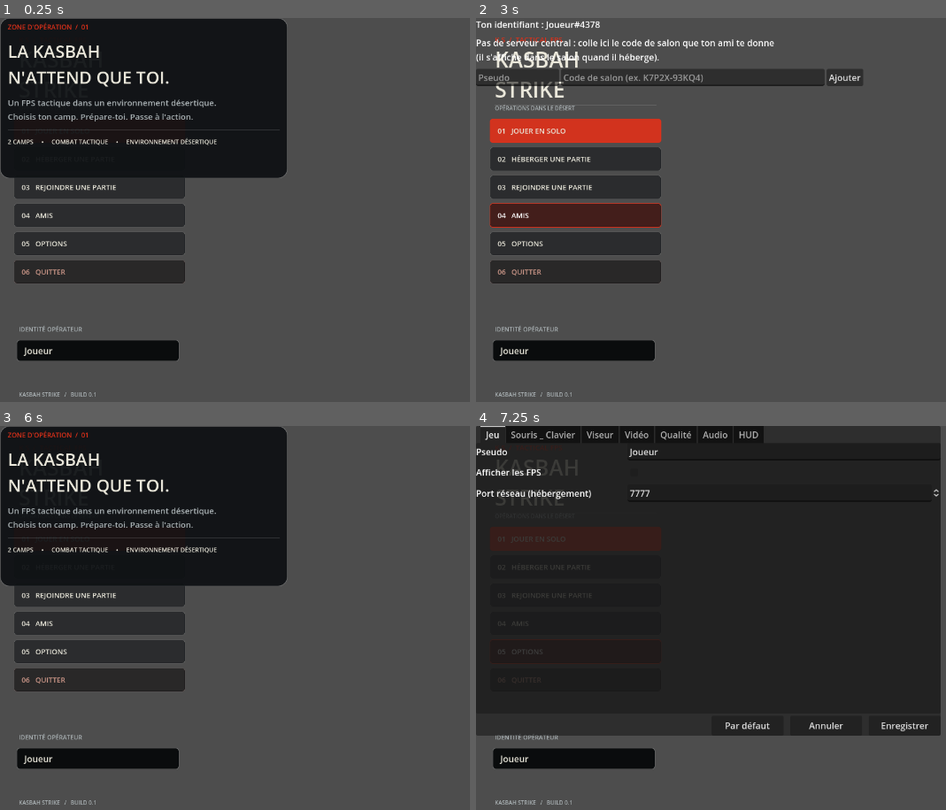
Above: before the commit, frames 1-4 (two rows, left to right).
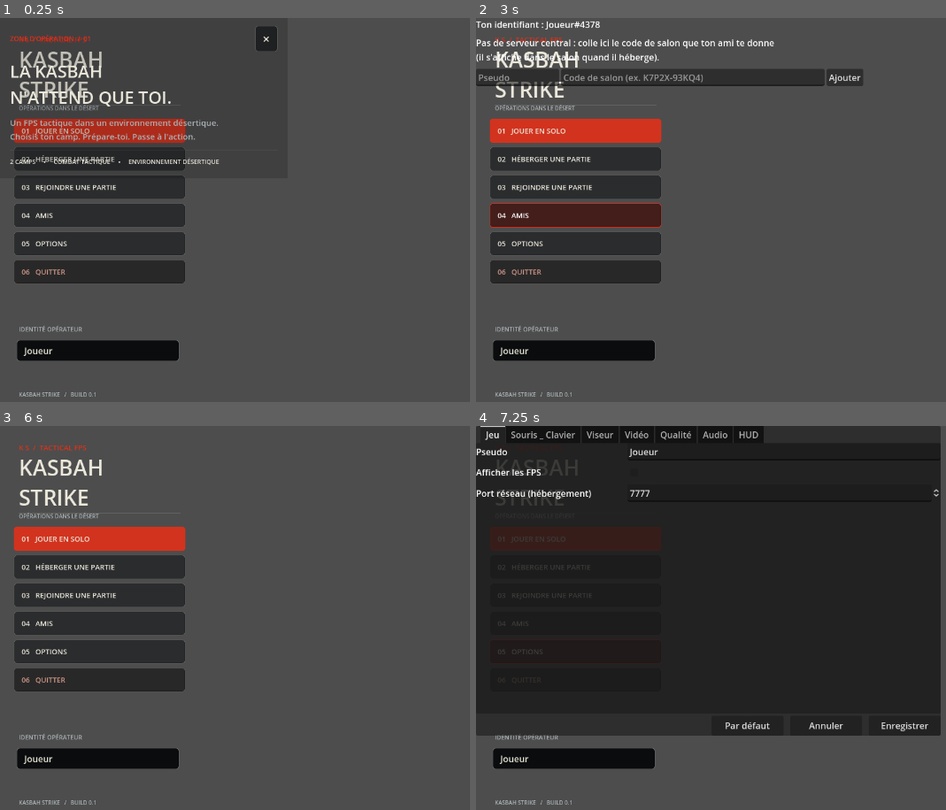
Above: after the commit, the same moments.

Repository: natoxszz/Game-new-natox
Game: Godot game, scene res://scenes/main_menu.tscn
Two runs of this game, one before a commit and one after it. Both use one fixed random seed, a clock stepped at 60 frames per second and the inputs below.
Inputs (mouse positions are in pixels of both pictures, inside the frame that each line leads up to):
- Up to frame 1 (0.25 s): no input
- Up to frame 2 (3 s): click "01 JOUER EN SOLO" at 0.5 s; click "01 JOUER EN SOLO" at 1.25 s; click "02 HÉBERGER UNE PARTIE" at 2 s; click "04 AMIS" at 2.75 s
- Up to frame 3 (6 s): click "Ajouter" at 3.5 s; click "03 REJOINDRE UNE PARTIE" at 4.25 s; click "RETOUR" at 5 s; click (267, 445) at 5.75 s, where only the run after the commit has a clickable "×"
- Up to frame 4 (7.25 s): click "05 OPTIONS" at 6.5 s

The runs differ from the first frame. In frame 1, 23% of the frame differs, in the area x 0-62%, y 0-42%; in frame 2, nothing differs; in frame 3, 25%; in frame 4, nothing differs.

Commit message:
Fix home panel visibility and improve menu viewport setup

Diff:
--- a/kasbah-strike-godot/scripts/main_menu.gd
+++ b/kasbah-strike-godot/scripts/main_menu.gd
@@ -37,9 +37,11 @@
 	add_child(viewport_container)
 
 	var viewport := SubViewport.new()
-	viewport.size = Vector2i(1280, 720)
+	viewport.name = "DesertViewport"
+	viewport.size = Vector2i(1920, 1080)
 	viewport.render_target_update_mode = SubViewport.UPDATE_ALWAYS
 	viewport.handle_input_locally = false
+	viewport.gui_disable_input = true
 	viewport_container.add_child(viewport)
 
 	var backdrop := Node3D.new()
@@ -180,13 +182,36 @@
 func _home(holder: Control) -> void:
 	var panel := PanelContainer.new()
 	panel.custom_minimum_size = Vector2(520, 290)
-	_style_panel(panel)
+	# La page d'accueil reste transparente : elle ne doit pas ressembler à une fenêtre bloquante.
+	var home_style := StyleBoxFlat.new()
+	home_style.bg_color = Color(0.025, 0.032, 0.041, 0.18)
+	home_style.border_color = Color(1, 1, 1, 0.0)
+	home_style.set_border_width_all(0)
+	home_style.set_corner_radius_all(0)
+	home_style.content_margin_left = 18
+	home_style.content_margin_right = 18
+	home_style.content_margin_top = 14
+	home_style.content_margin_bottom = 14
+	panel.add_theme_stylebox_override("panel", home_style)
 	var content := VBoxContainer.new()
 	content.add_theme_constant_override("separation", 13)
 	panel.add_child(content)
 
+	var header := HBoxContainer.new()
+	content.add_child(header)
 	var tag := _label("ZONE D'OPÉRATION  /  01", 12, ACCENT)
-	content.add_child(tag)
+	tag.size_flags_horizontal = Control.SIZE_EXPAND_FILL
+	header.add_child(tag)
+	var close_button := Button.new()
+	close_button.text = "×"
+	close_button.tooltip_text = "Masquer ce panneau"
+	close_button.custom_minimum_size = Vector2(38, 30)
+	close_button.add_theme_font_size_override("font_size", 22)
+	close_button.add_theme_color_override("font_color", TEXT_MAIN)
+	close_button.add_theme_stylebox_override("normal", _stylebox(Color(0.05, 0.06, 0.07, 0.65), Color(1, 1, 1, 0.12)))
+	close_button.add_theme_stylebox_override("hover", _stylebox(ACCENT, ACCENT))
+	close_button.pressed.connect(func(): pages["home"].visible = false)
+	header.add_child(close_button)
 
 	var heading := _label("LA KASBAH\nN'ATTEND QUE TOI.", 31, TEXT_MAIN)
 	heading.add_theme_font_size_override("font_size", 31)
